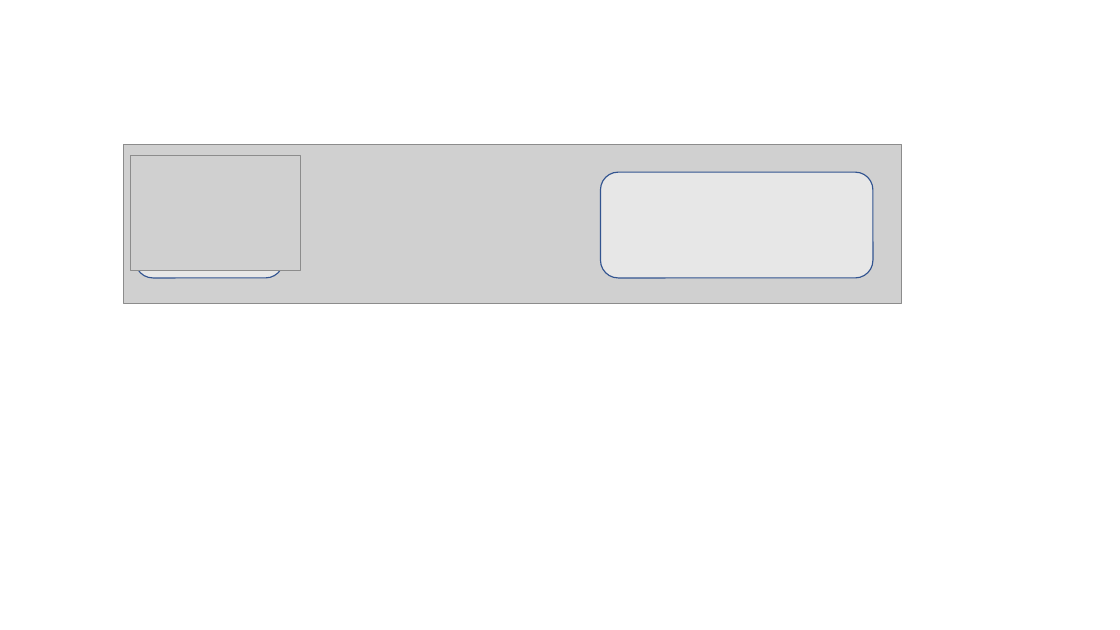
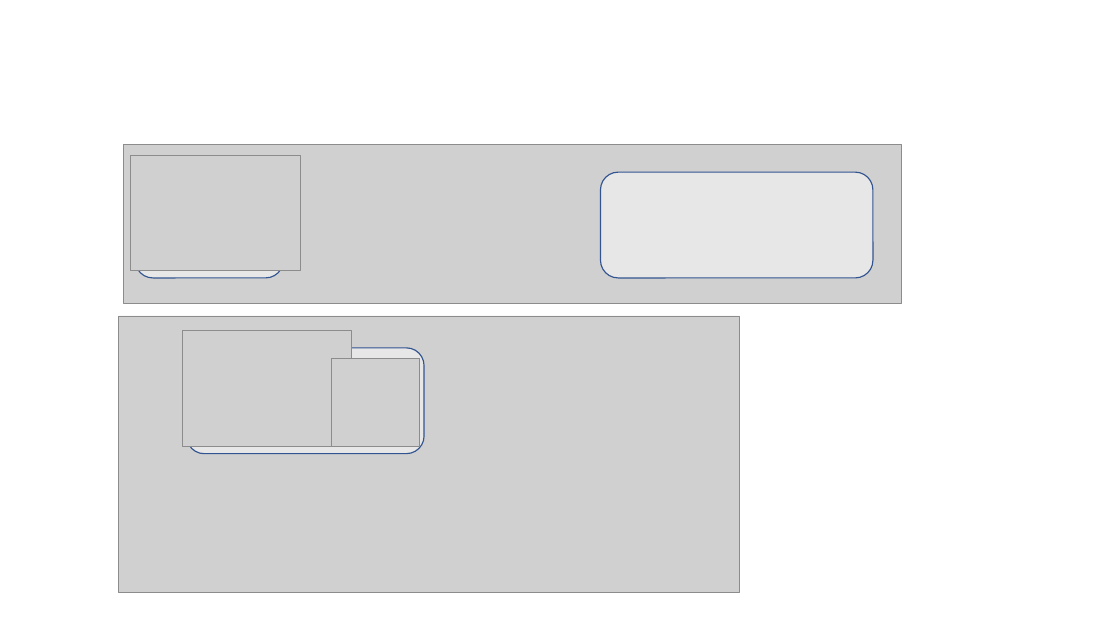
Before and after one commit to isicas/isicas.github.io, a slide deck: slide 1 of cn/images/banner.pptx. Drawn at 1120x630 pixels with LibreOffice and Linux fonts; fonts in the diff are those of the drawing; grey boxes stand for pictures. Boxes give left, top, right and bottom in pixels: in the first picture for what was removed or moved away, otherwise in the second. Text is boxed around its words. In the diff, an @@ line names an element or a change of style, - is before the commit and + after.

```diff
--- a/cn/images/banner.pptx
+++ b/cn/images/banner.pptx
@@ picture added at bbox=[118, 316, 740, 592] @@
@@ picture added at bbox=[182, 331, 352, 447] @@
@@ rounded rectangle added at bbox=[187, 348, 424, 454], fill #FFFFFF at 50% opacity, outline #325491 1 pt @@
@@ picture added at bbox=[331, 358, 419, 447] @@
```
Also in this commit, not shown: 5 other files.
